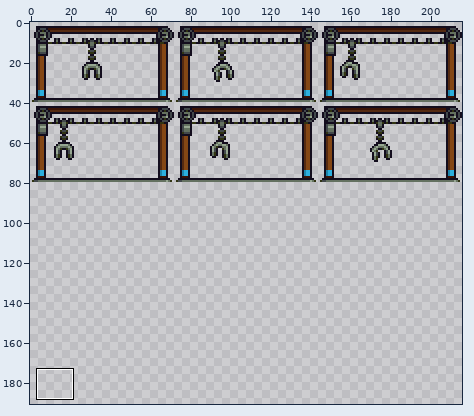
Sprite sheet: BlavsArmoredWarfare/ENTITIES/STRUCTURES/VehicleBuilder/VehicleBuilder.png. Above, an overview of the earlier version with the close-up marked.
Close-up. Before the edit:
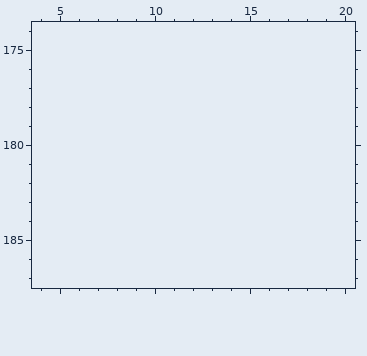
The file is 216x80 pixels. Shown: x 4..20, y 174..187. The old version is drawn lined up with the new one, on the new canvas. The wide view leaves out empty margins. The commit also changed other parts of the picture, which this record leaves out.
The same view after the edit:
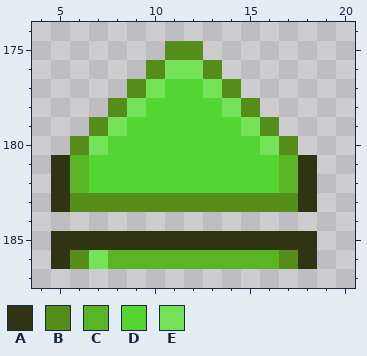
Palette (. is transparent): A #313412  B #558d1b  C #5ab526  D #54d534  E #74e35a
Difference:
canvas 216x80 -> 216x192
y 175: x 11..12 .. -> BB
y 176: x 10..13 .... -> BEEB
y 177: x 9..14 ...... -> BEDDEB
y 178: x 8..15 ........ -> BEDDDDEB
y 179: x 7..16 .......... -> BEDDDDDDEB
y 180: x 6..17 ............ -> BEDDDDDDDDEB
y 181..182: x 5..18 .............. -> ACDDDDDDDDDDCA
y 183: x 5..18 .............. -> ABBBBBBBBBBBBA
y 185: x 5..18 .............. -> AAAAAAAAAAAAAA
y 186: x 5..18 .............. -> ABECCCCCCCCCBA
